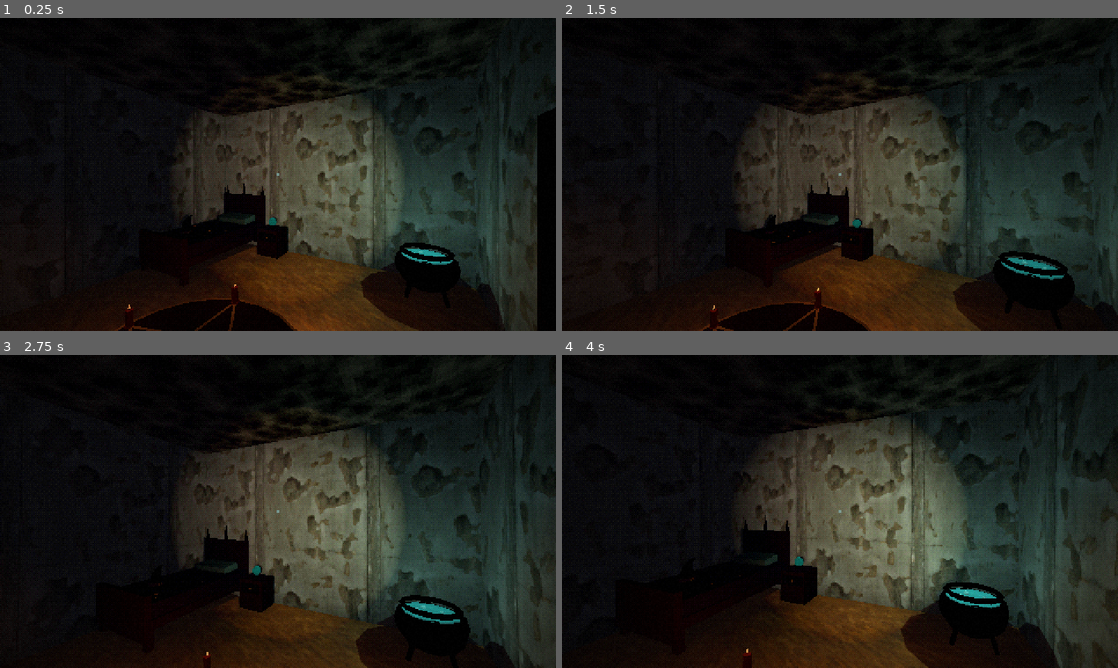
Above: before the commit, frames 1-4 (two rows, left to right).
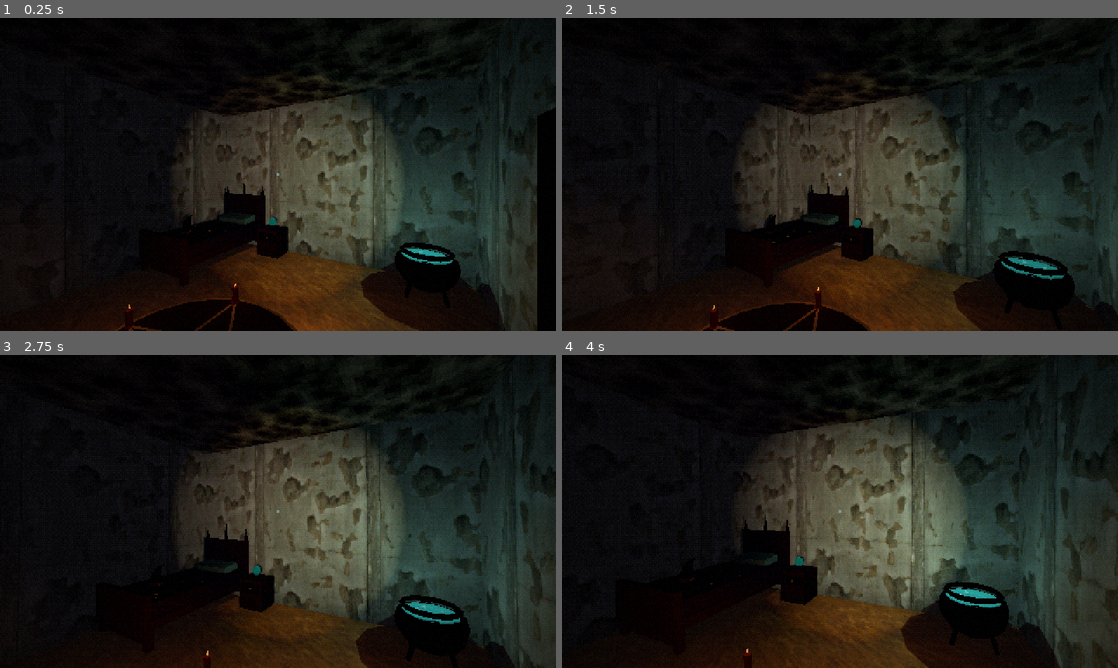
Above: after the commit, the same moments.

Repository: alexdragnea1/horror-indie
Game: Godot game, scene res://scenes/nivel_test.tscn
Two runs of this game, one before a commit and one after it. Both use one fixed random seed, a clock stepped at 60 frames per second and the inputs below. Sound files missing from this copy of the repository are replaced by a short silence.
Inputs (mouse positions are in pixels of both pictures, inside the frame that each line leads up to):
- Up to frame 1 (0.25 s): no input
- Up to frame 2 (1.5 s): tap Enter at 0.5 s; move the mouse to (867, 174) at 0.52 s; tap W (inainte) at 0.6 s; click (867, 174) at 0.67 s; move the mouse to (812, 174) at 1.27 s; tap Shift (alearga) at 1.35 s; click (812, 174) at 1.42 s
- Up to frame 3 (2.75 s): tap W (inainte) at 1.55, 2.3 s; tap Space at 2 s; move the mouse to (289, 505) at 2.02 s; tap D (dreapta) at 2.1 s; click (289, 505) at 2.17 s
- Up to frame 4 (4 s): tap Enter at 2.75 s; move the mouse to (834, 517) at 2.77 s; tap W (inainte) at 2.85, 3.8 s; click (834, 517) at 2.92 s; tap Space at 3.5 s; move the mouse to (878, 514) at 3.52 s; tap S (inapoi) at 3.6 s; click (878, 514) at 3.67 s

The runs differ from the first frame. In frame 1, less than 0.1% of the frame differs, in the area x 22-97%, y 19-100%; in frame 2, 0.1%; in frame 3, less than 0.1%; in frame 4, 0.1%, in the area x 26-95%, y 17-96%.

Commit message:
Jucatorul urca si coboara bordura: cilindru, urcat trepte, camera netezita
Co-Authored-By: Claude Opus 5.5 <noreply@anthropic.com>

Diff:
--- a/scenes/jucator.tscn
+++ b/scenes/jucator.tscn
@@ -21,12 +21,13 @@
 [ext_resource type="AudioStream" path="res://sunete/pas_frunze_3.ogg" id="f3"]
 [ext_resource type="AudioStream" path="res://sunete/pas_frunze_4.ogg" id="f4"]
 
-[sub_resource type="CapsuleShape3D" id="forma"]
+[sub_resource type="CylinderShape3D" id="forma"]
 radius = 0.3
 height = 1.7
 
 [node name="Jucator" type="CharacterBody3D" groups=["jucator"]]
 script = ExtResource("1")
+floor_snap_length = 0.3
 pasi_lemn = Array[AudioStream]([ExtResource("l1"), ExtResource("l2"), ExtResource("l3"), ExtResource("l4")])
 pasi_covor = Array[AudioStream]([ExtResource("c1"), ExtResource("c2"), ExtResource("c3"), ExtResource("c4")])
 pasi_beton = Array[AudioStream]([ExtResource("b1"), ExtResource("b2"), ExtResource("b3"), ExtResource("b4")])
--- a/scripts/jucator.gd
+++ b/scripts/jucator.gd
@@ -8,6 +8,9 @@
 ## Clătinarea capului când mergi. Un pas = o clătinare completă (pasul se aude când capul e jos).
 @export var balans_frecventa := 4.2
 @export var balans_amplitudine := 0.04
+## Cât de înaltă poate fi o treaptă pe care o urci fără să sari (bordura, pragul, rampa).
+## Fără asta, corpul (un cilindru) se oprește în orice muchie, oricât de joasă.
+@export var inaltime_treapta := 0.25
 
 @export_group("Sunete")
 ## Pașii pe fiecare suprafață. Se alege la întâmplare, niciodată același de două ori la rând.
@@ -38,6 +41,8 @@
 var _distanta_mersa := 0.0
 var _numar_pas := 0
 var _ultimul_pas: AudioStream
+## Cât a sărit corpul la ultima treaptă; camera rămâne în urmă și ajunge din urmă lin.
+var _decalaj_treapta := 0.0
 
 
 func _ready() -> void:
@@ -77,12 +82,20 @@
 	var viteza := viteza_fuga if Input.is_action_pressed("alearga") else viteza_mers
 	velocity.x = move_toward(velocity.x, directie.x * viteza, viteza * 10.0 * delta)
 	velocity.z = move_toward(velocity.z, directie.z * viteza, viteza * 10.0 * delta)
+	var y_inainte := global_position.y
+	var era_pe_podea := is_on_floor()
+	_urca_treapta(delta)
 	move_and_slide()
+	# urcat sau coborât brusc o treaptă: corpul sare, dar camera rămâne în urmă și ajunge lin
+	var salt := global_position.y - y_inainte
+	if era_pe_podea and is_on_floor() and absf(salt) > 0.02:
+		_decalaj_treapta = clampf(_decalaj_treapta + salt, -0.3, 0.3)
+	_decalaj_treapta = move_toward(_decalaj_treapta, 0.0, delta * 1.2)
 
 	var viteza_orizontala := Vector2(velocity.x, velocity.z).length()
 	if is_on_floor() and viteza_orizontala > 0.1:
 		_distanta_mersa += viteza_orizontala * delta
-	_camera.position.y = sin(_distanta_mersa * balans_frecventa) * balans_amplitudine
+	_camera.position.y = sin(_distanta_mersa * balans_frecventa) * balans_amplitudine - _decalaj_treapta
 	_camera.position.x = cos(_distanta_mersa * balans_frecventa * 0.5) * balans_amplitudine
 	# un pas nou de fiecare dată când capul trece prin punctul cel mai de jos al clătinării
 	var pas := floori(_distanta_mersa * balans_frecventa / TAU + 0.25)
@@ -92,6 +105,35 @@
 
 	var tinta := _tinta_privita()
 	_indiciu.text = tinta.indiciu if tinta and not _ocupat() else ""
+
+
+## Dacă în față e o muchie joasă (bordură, prag), ridică jucătorul pe ea.
+## Încearcă: sus cu inaltime_treapta, înainte cu cât ar merge cadrul ăsta, apoi jos până dă de podea.
+## Urcă doar dacă acolo sus e podea adevărată (nu perete, nu pantă prea abruptă).
+func _urca_treapta(delta: float) -> void:
+	var miscare := Vector3(velocity.x, 0, velocity.z) * delta
+	if not is_on_floor() or miscare.length() < 0.001:
+		return
+	var t := global_transform
+	if not test_move(t, miscare):
+		return  # nimic în față, merge normal
+	var sus := Vector3.UP * inaltime_treapta
+	var lovire := KinematicCollision3D.new()
+	if test_move(t, sus, lovire):
+		sus = lovire.get_travel()  # tavan jos: urcă doar cât se poate
+	t.origin += sus
+	if test_move(t, miscare):
+		return  # e perete, nu treaptă
+	t.origin += miscare
+	if not test_move(t, -sus, lovire):
+		return  # dincolo e gol, nu treaptă
+	if lovire.get_normal().angle_to(Vector3.UP) > floor_max_angle:
+		return
+	t.origin += lovire.get_travel()
+	if t.origin.y - global_position.y <= 0.01:
+		return
+	global_position = t.origin
+	velocity.y = 0.0
 
 
 func _pas(fuge: bool) -> void:
Not shown, changed: CLAUDE.md
